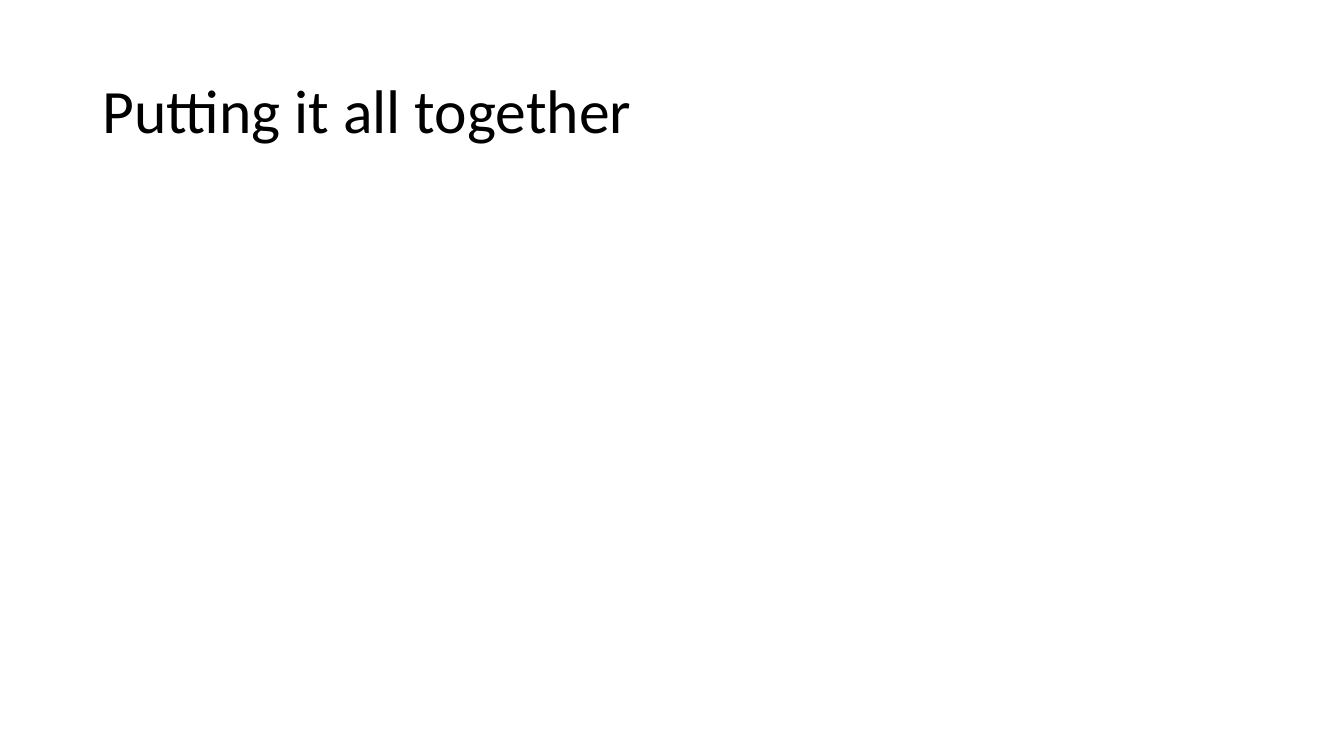
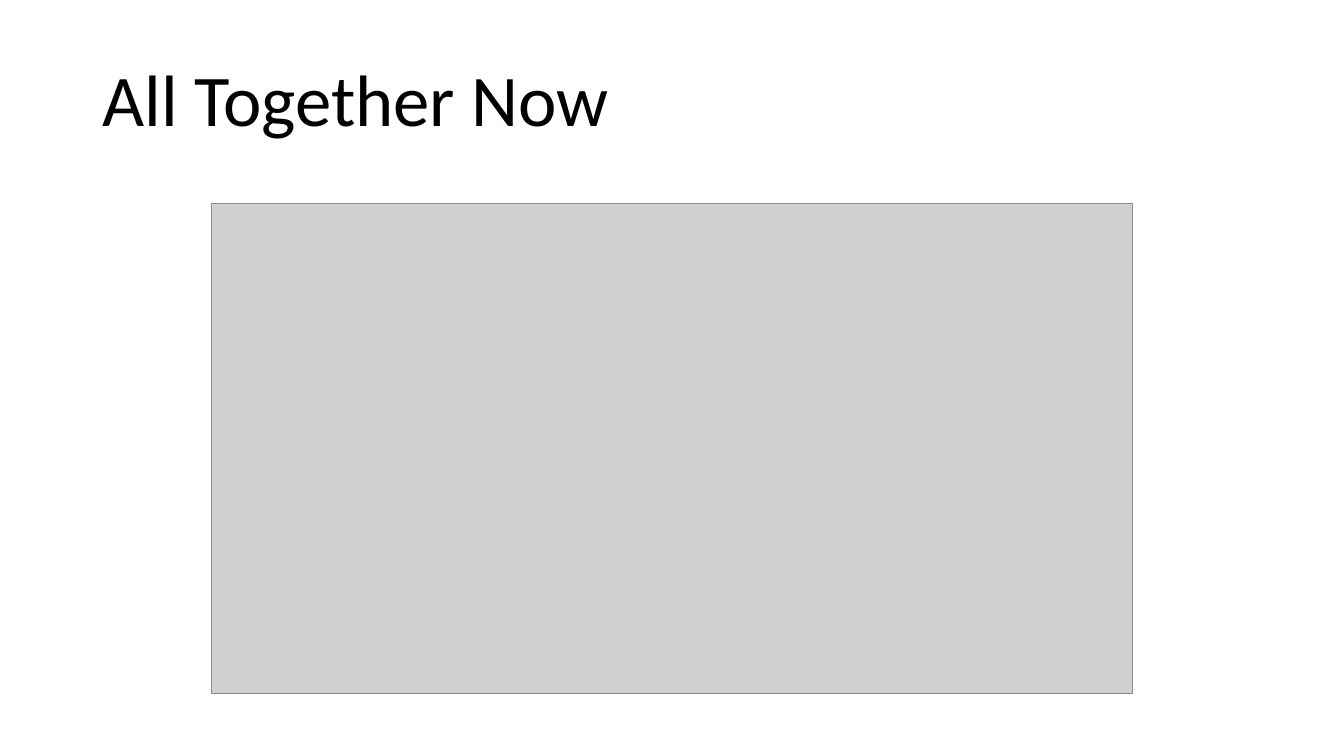
Before and after one commit to Tomlevron/Digital-image-processing, a slide deck: slide 21 of Slideshow/Scale-recurrent network for deblurring.pptx. Drawn at 1344x756 pixels with LibreOffice and Linux fonts; fonts in the diff are those of the drawing; grey boxes stand for pictures. Boxes give left, top, right and bottom in pixels: in the first picture for what was removed or moved away, otherwise in the second. Text is boxed around its words. In the diff, an @@ line names an element or a change of style, - is before the commit and + after.

```diff
--- a/Slideshow/Scale-recurrent network for deblurring.pptx
+++ b/Slideshow/Scale-recurrent network for deblurring.pptx
@@ title at box(102, 75, 609, 139): text changed; size 44 to 52 pt @@
-Putting it all together
+All Together Now
@@ picture added at box(212, 204, 1133, 695) @@
```
Also in this commit, not shown: 3 other slides changed, 1 slide added, 1 slide removed.
